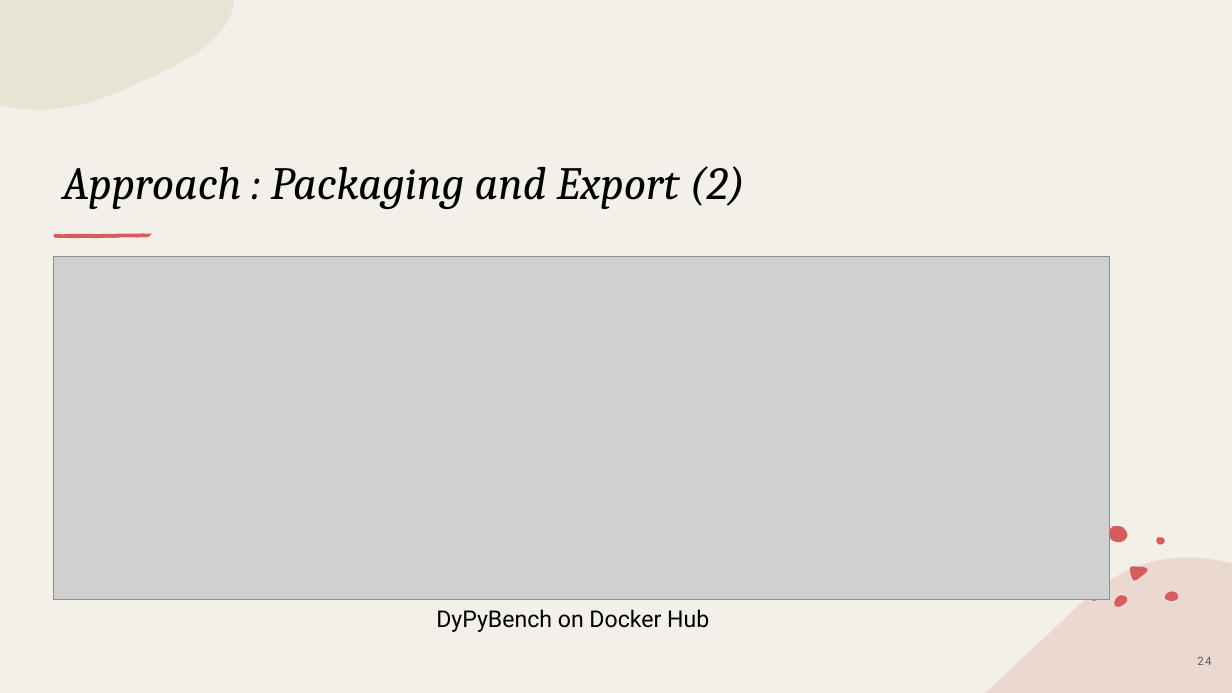
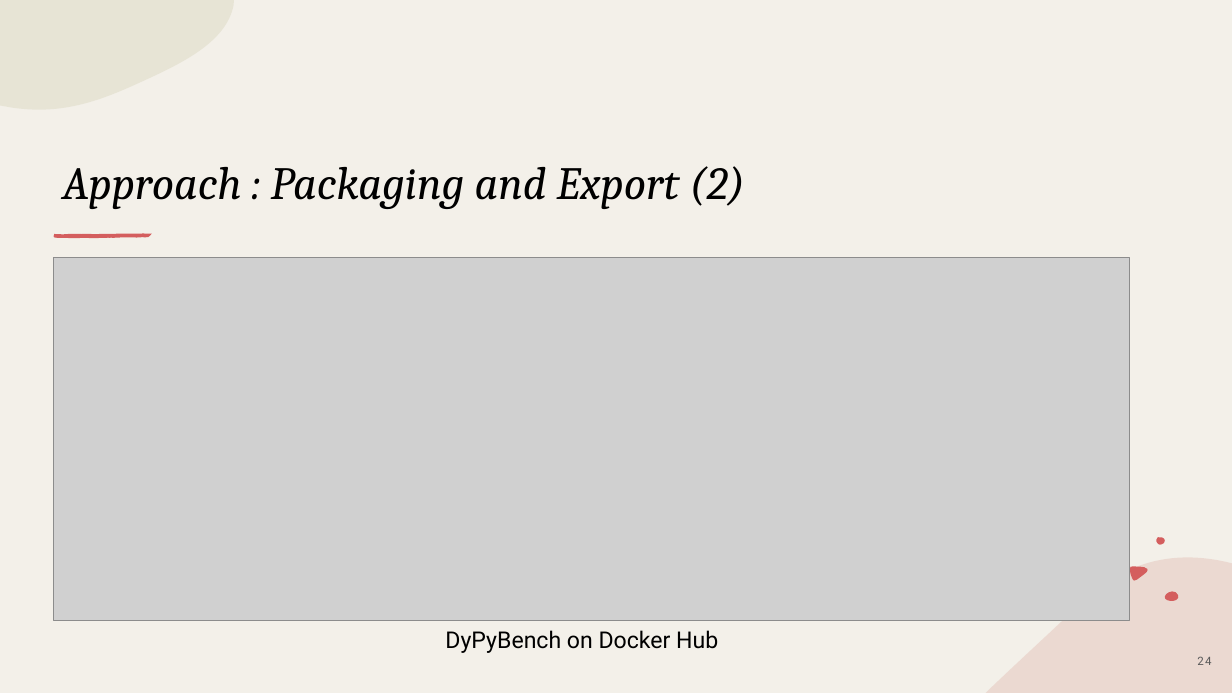
Before and after one commit to piyush-bajaj/DynamicPythonBenchmark, a slide deck: slide 24 of Final Presentation.pptx. Drawn at 1232x693 pixels with LibreOffice and Linux fonts; fonts in the diff are those of the drawing; grey boxes stand for pictures. Boxes give left, top, right and bottom in pixels: in the first picture for what was removed or moved away, otherwise in the second. Text is boxed around its words. In the diff, an @@ line names an element or a change of style, - is before the commit and + after.

```diff
--- a/Final Presentation.pptx
+++ b/Final Presentation.pptx
@@ picture: place and size @@
-picture at (53, 257, 1109, 600)
+picture at (54, 258, 1129, 620)
@@ freeform shape removed at (1109, 526, 1128, 543) @@
@@ freeform shape removed at (1090, 581, 1104, 602) @@
@@ freeform shape removed at (1115, 595, 1128, 607) @@
@@ text "DyPyBench on Docker Hub": place and size @@
-text "DyPyBench on Docker Hub" at (436, 609, 709, 632)
+text "DyPyBench on Docker Hub" at (445, 630, 718, 653)
```
Also in this commit, not shown: 10 other slides changed, 2 slides added.
